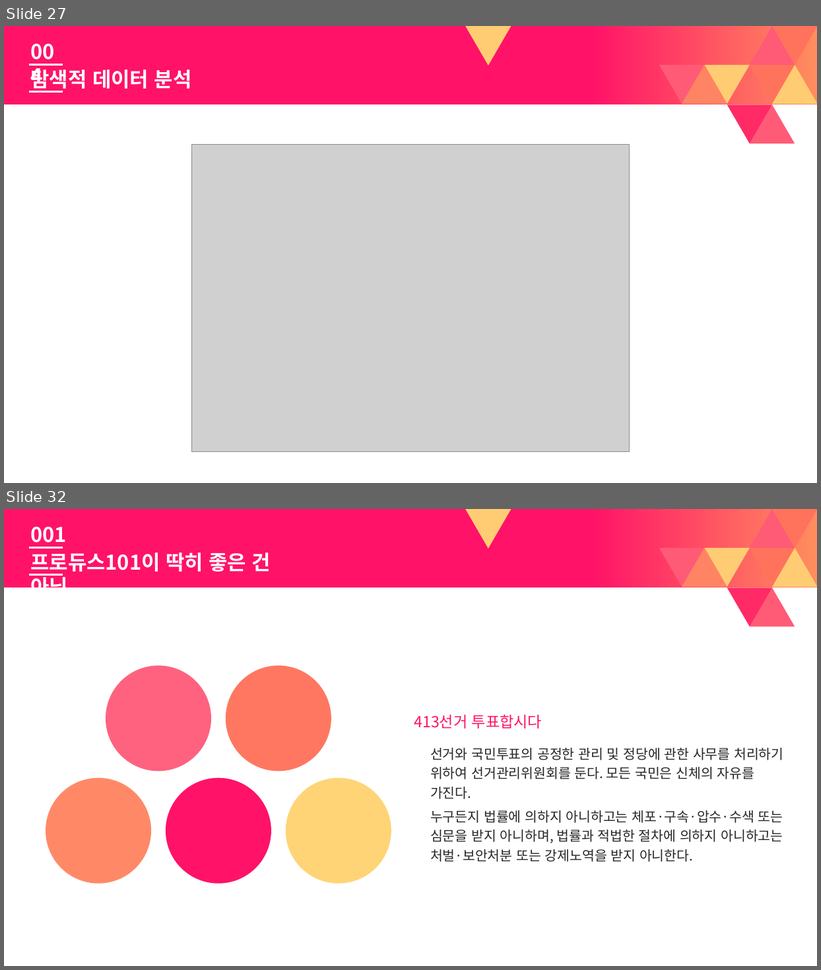
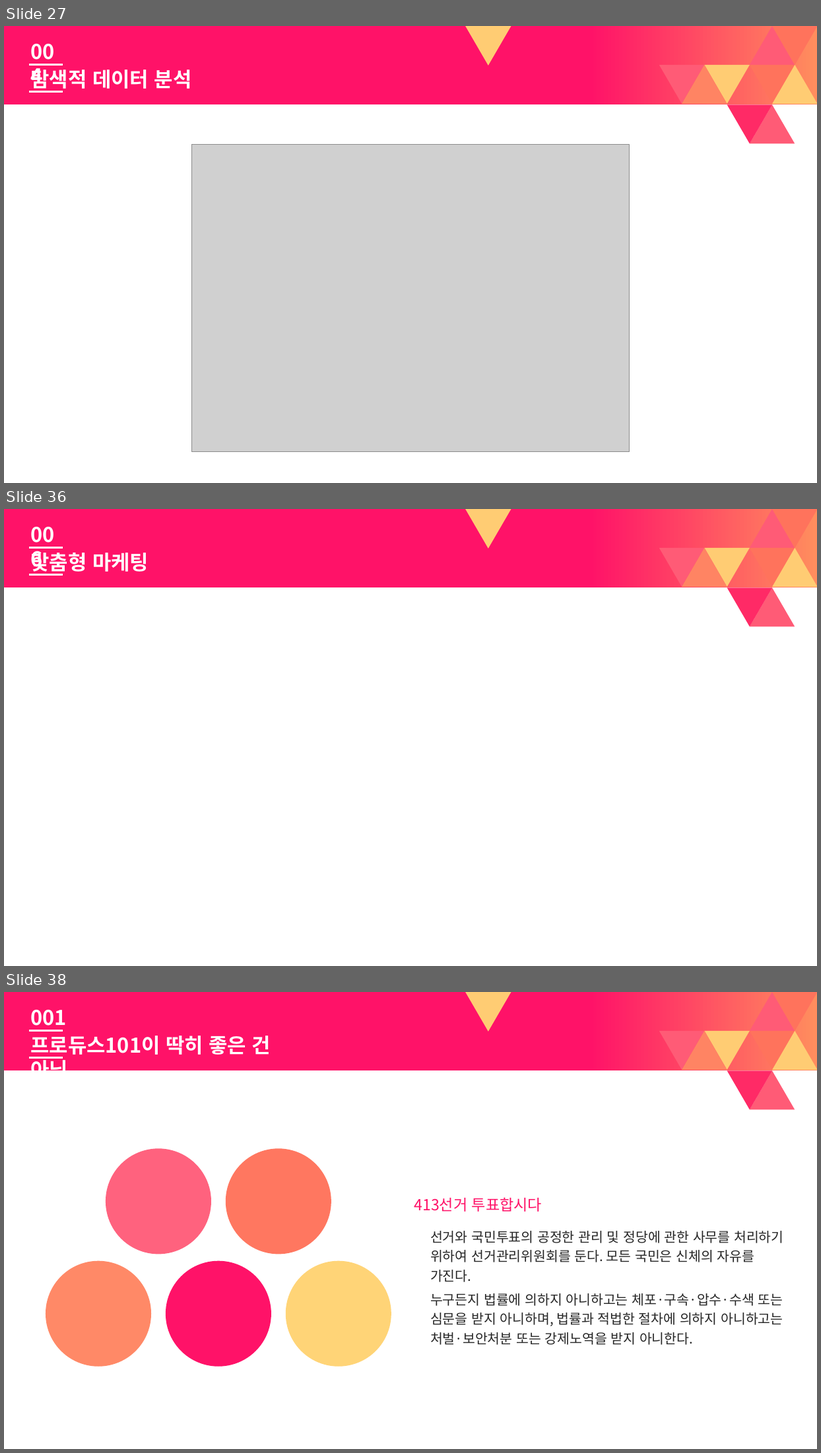
Before and after one commit to vlufoot/smu_team_6, a slide deck: 빅데이터 Presentation darft.pptx. Shown one above the other, each under a label of ours: slides 27 and 32 before the commit, slides 27, 36 and 38 after it; the slides between them are not shown. The pictures are 821x970 and 821x1453 pixels, drawn with LibreOffice and Linux fonts; fonts in the diff are those of the drawing; grey boxes stand for pictures. Boxes give left, top, right and bottom in pixels: in the first picture for what was removed or moved away, otherwise in the second. Text is boxed around its words. In the diff, an @@ line names an element or a change of style, - is before the commit and + after.

```diff
--- a/빅데이터 Presentation darft.pptx
+++ b/빅데이터 Presentation darft.pptx
@@ slide 36 added at [4,509,817,966], background #FFFFFF; not listed: 11 template elements that a slide beside it also shows @@
@@ text added at [24,519,73,549], 24 pt, text #FFFFFF, bold @@
+006
@@ line added from (30, 547) to (62, 547), #FFFFFF 2 pt @@
@@ text added at [30,551,149,576], 24 pt, text #FFFFFF, bold @@
+맞춤형 마케팅
@@ line added from (30, 574) to (62, 574), #FFFFFF 2 pt @@
@@ what was slide 32 is now slide 38 @@
```
Also in this commit, not shown: 8 slides changed, 10 other slides added, 4 slides removed.
